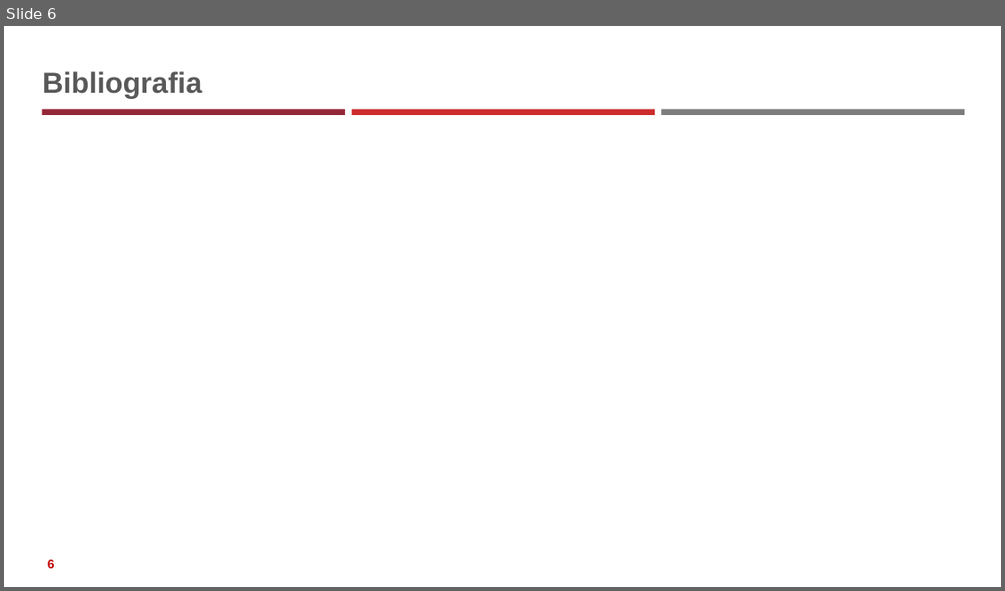
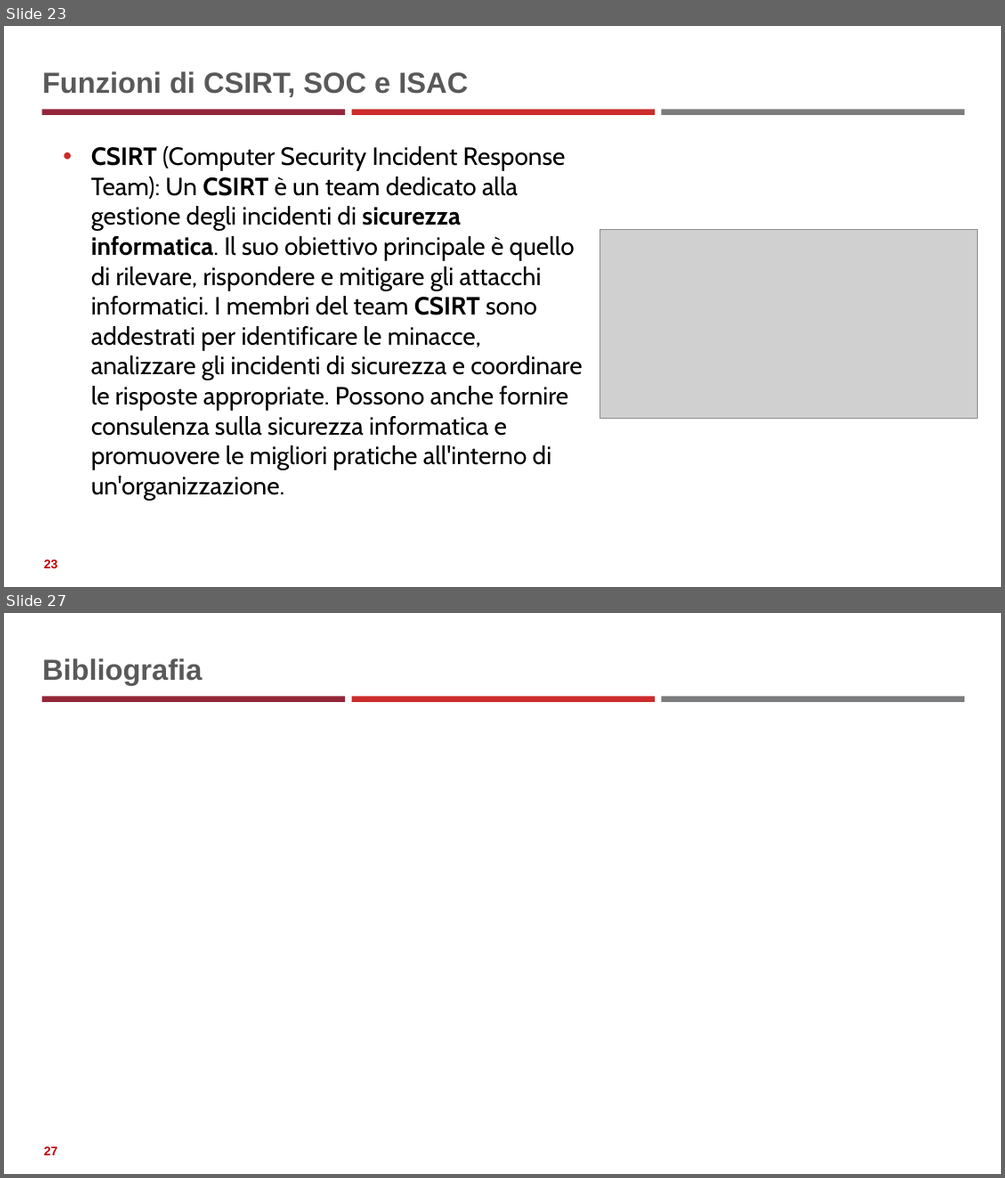
Before and after one commit to neural1977/data_science_interview_material, a slide deck: Cybersecurity/Fondamenti_di_Cybersicurezza.pptx. Shown one above the other, each under a label of ours: slide 6 before the commit, slides 23 and 27 after it; the slides between them are not shown. The pictures are 1005x591 and 1005x1178 pixels, drawn with LibreOffice and Linux fonts; fonts in the diff are those of the drawing; grey boxes stand for pictures. Boxes give left, top, right and bottom in pixels: in the first picture for what was removed or moved away, otherwise in the second. Text is boxed around its words. In the diff, an @@ line names an element or a change of style, - is before the commit and + after.

```diff
--- a/Cybersecurity/Fondamenti_di_Cybersicurezza.pptx
+++ b/Cybersecurity/Fondamenti_di_Cybersicurezza.pptx
@@ slide 23 added at (4, 26, 1001, 587), background #FFFFFF; not listed: 3 template elements that a slide beside it also shows @@
@@ title added at (42, 71, 468, 97), 28 pt, text #595959, bold @@
+Funzioni di CSIRT, SOC e ISAC
@@ text added at (91, 146, 582, 499), 24 pt, text #000000 @@
+• CSIRT (Computer Security Incident Response Team): Un CSIRT è un team dedicato alla gestione degli incidenti di sicurezza informatica. Il suo obiettivo principale è quello di rilevare, rispondere e mitigare gli attacchi informatici. I membri del team CSIRT sono addestrati per identificare le minacce, analizzare gli incidenti di sicurezza e coordinare le risposte appropriate. Possono anche fornire consulenza sulla sicurezza informatica e promuovere le migliori pratiche all'interno di un'organizzazione.
@@ picture added at (600, 230, 977, 418) @@
@@ page number added at (44, 559, 58, 568), 12 pt, text #C00000, bold @@
+23
@@ what was slide 6 is now slide 27 @@
@@ page number at (44, 1146, 58, 1155): text changed @@
-6
+27
```
Also in this commit, not shown: 20 other slides added, 34 other files.
